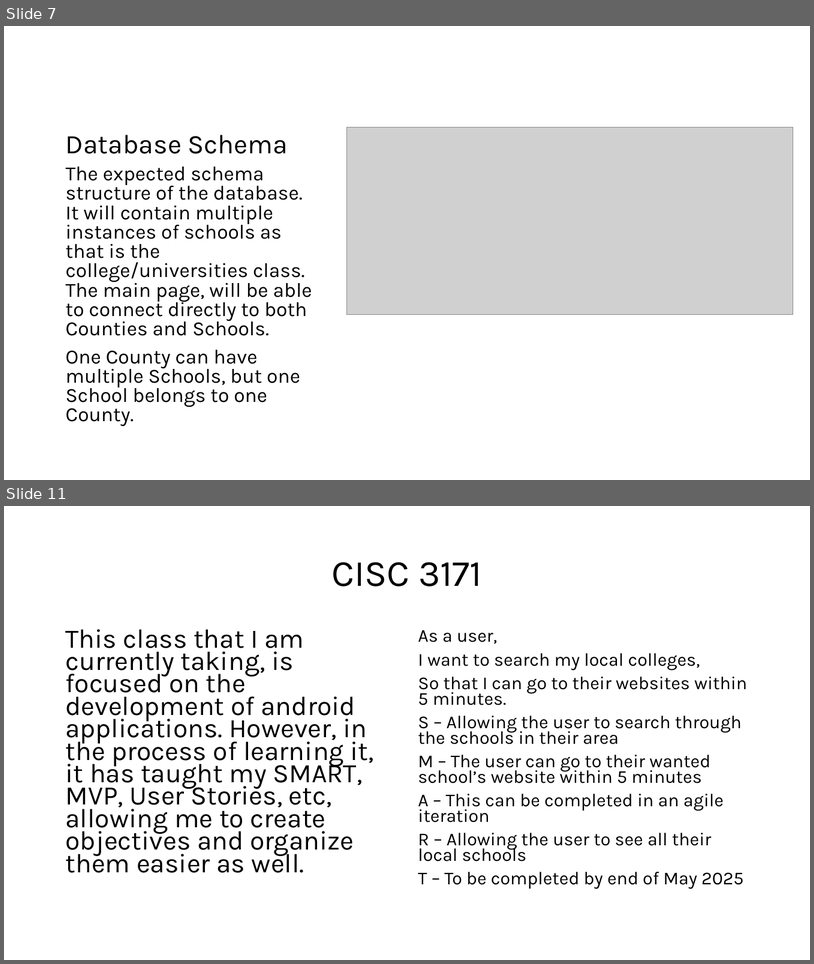
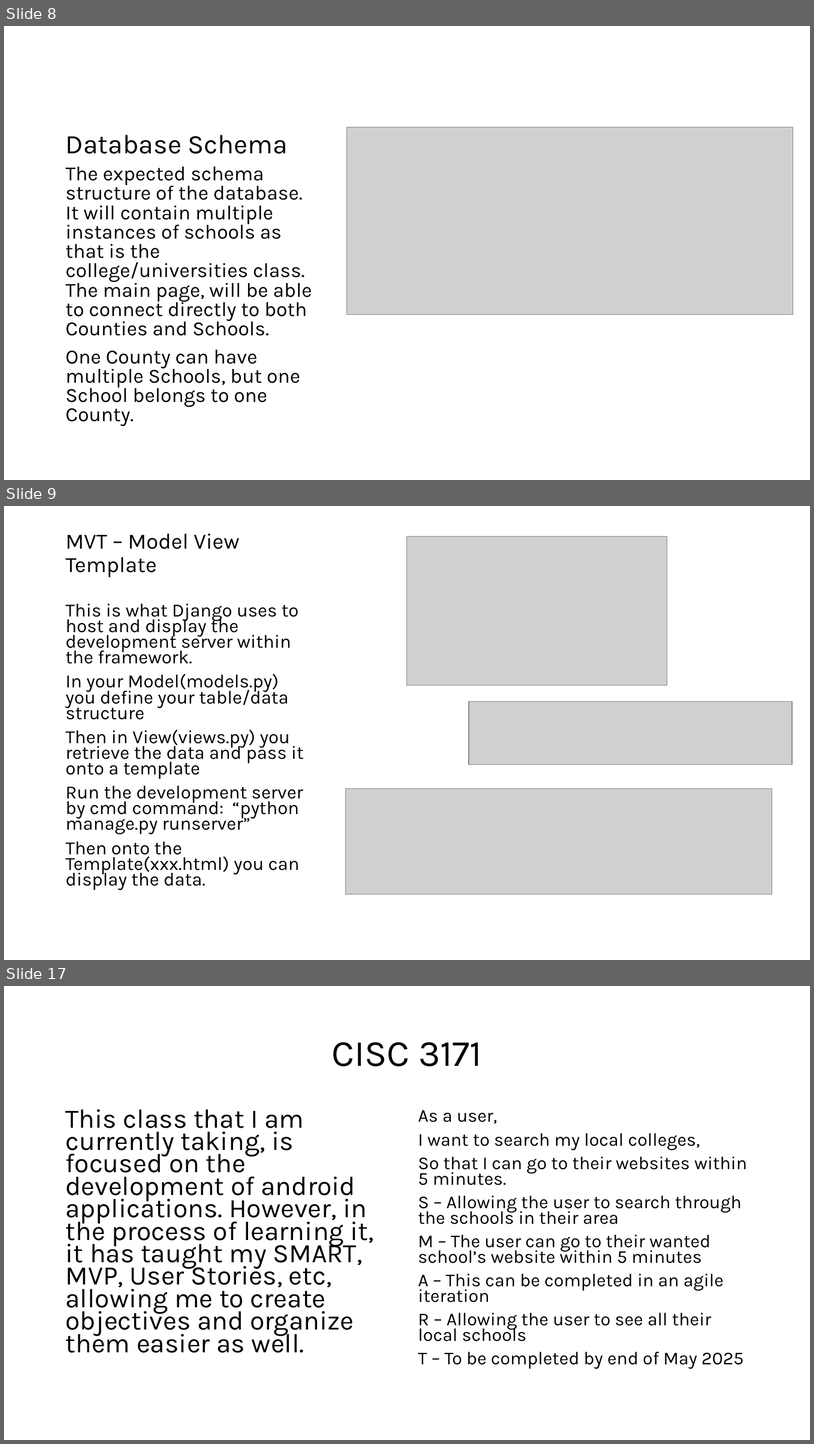
Before and after one commit to anthony2421/cisc4900-anthony2421-vc1a, a slide deck: Progress documentations/CISC 4900 - Diagram.pptx. Shown one above the other, each under a label of ours: slides 7 and 11 before the commit, slides 8, 9 and 17 after it; the slides between them are not shown. The pictures are 814x964 and 814x1444 pixels, drawn with LibreOffice and Linux fonts; fonts in the diff are those of the drawing; grey boxes stand for pictures. Boxes give left, top, right and bottom in pixels: in the first picture for what was removed or moved away, otherwise in the second. Text is boxed around its words. In the diff, an @@ line names an element or a change of style, - is before the commit and + after.

```diff
--- a/Progress documentations/CISC 4900 - Diagram.pptx
+++ b/Progress documentations/CISC 4900 - Diagram.pptx
@@ slide 9 added at <box>4,506,810,960</box>, background #FFFFFF @@
@@ title added at <box>66,534,239,577</box>, 26 pt, text #000000 @@
+MVT – Model View Template
@@ picture added at <box>408,536,668,685</box> @@
@@ text added at <box>66,603,304,889</box>, 22.2 pt, text #000000 @@
+This is what Django uses to host and display the development server within the framework.
+In your Model(models.py) you define your table/data structure
+Then in View(views.py) you retrieve the data and pass it onto a template
+Run the development server by cmd command: “python manage.py runserver”
+Then onto the Template(xxx.html) you can display the data.
@@ picture added at <box>469,702,793,765</box> @@
@@ picture added at <box>346,789,773,894</box> @@
@@ what was slide 7 is now slide 8 @@
@@ what was slide 11 is now slide 17 @@
```
Also in this commit, not shown: 8 slides changed, 14 other slides added.
